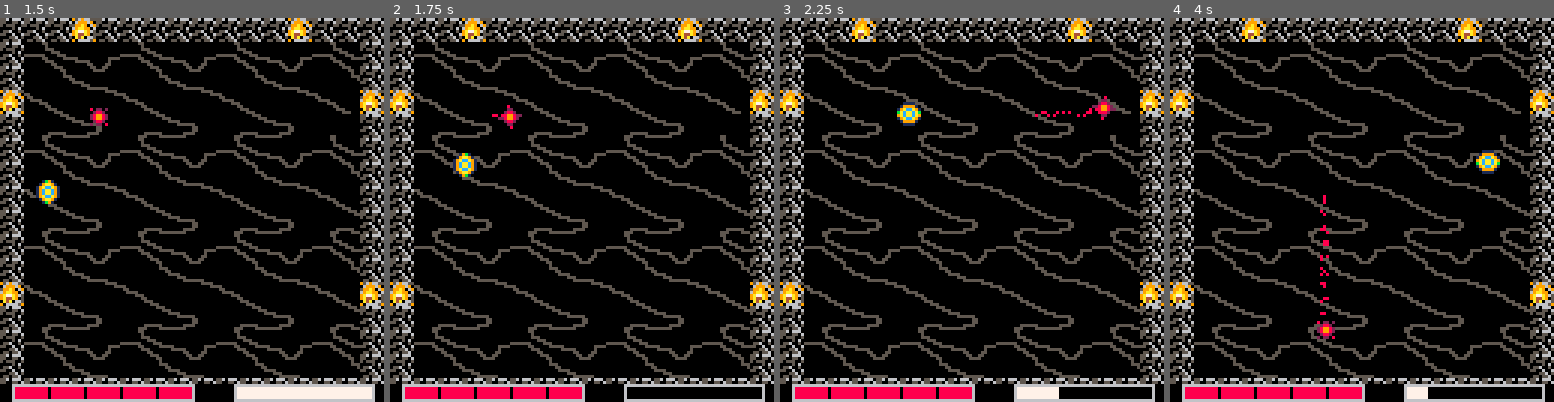
Above: before the commit, frames 1-4 (left to right).
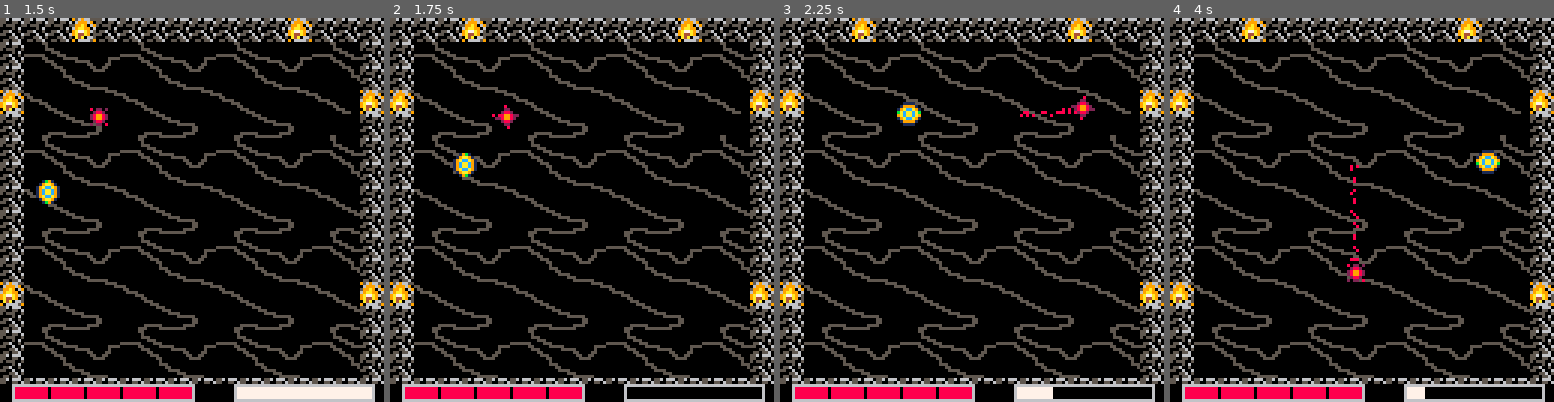
Above: after the commit, the same moments.

Repository: Nakeeb0/NAHL
Game: PICO-8 cartridge nahl.p8
Same seed, same stepped clock (60 frames per second), same inputs: the game is played once before the commit and once after it.
Inputs:
- Up to frame 1 (1.5 s): tap X (X key) at 0.33, 1.07 s; tap O (Z key) at 0.7 s
- Up to frame 2 (1.75 s): hold Right from 1.6 s (still down); tap O (Z key) at 1.7 s
- Up to frame 3 (2.25 s): tap X (X key) at 1.85 s; release Right at 2.1 s; tap O (Z key) at 2.1 s; hold Up from 2.15 s (still down)
- Up to frame 4 (4 s): release Up at 2.42 s; hold Right 2.47-3.03 s; tap O (Z key) every 0.4 s from 2.5 to 3.7 s; tap X (X key) at 2.97 s; hold Left 3.08-3.58 s; hold Down 3.63-3.97 s

Frame 1 is identical in both runs. In frame 2, 0.2% of the frame differs, in the area x 27-35%, y 22-29%; in frame 3, 0.5%; in frame 4, 0.7%, in the area x 38-68%, y 38-100%.

Commit message:
added dash cd and dash speed stat increases

Diff:
--- a/actor.lua
+++ b/actor.lua
@@ -19,7 +19,7 @@
 		frames = 6,
 		velocity_cutoff = 0.25,
 		max_velocity = 999,
-		dash_speed = 2.5,
+		dash_speed = 2,
 		hp = 10,
 		hp_max = 10,
 		damage = 1,
@@ -29,6 +29,7 @@
 		team = 1,
 		invul_frames = 30,
 		force_threshold = 1.5,
+		dash_cooldown = 120,
 		type = "player",
 		dead = false,
 		ghosted = false,
--- a/draw.lua
+++ b/draw.lua
@@ -103,7 +103,7 @@
 
 function draw_dash_cooldown(x1, y1, x2, y2, color)
 	rect(x1, y1 - 1, x2, y2 + 1, 6)
-	local fill_width = min(abs(timer - last_pressed.special1), 100) / 100 * (x2 - x1)
+	local fill_width = min(abs(timer - last_pressed.special1), player.dash_cooldown) / player.dash_cooldown* (x2 - x1)
 	rectfill(x1, y1, fill_width + x1, y2, color)
 	line(x1, y1, x1, y2, 6)
 	line(x2, y1, x2, y2, 6)
--- a/player.lua
+++ b/player.lua
@@ -40,7 +40,7 @@
 	local input_acc = input_vec:normalize() * player.accel
 	player.vel += input_acc
 	if btn(4) and input_vec:magnitude() > 0 then
-		if timer - last_pressed.special1 >= 100 then
+		if timer - last_pressed.special1 >= player.dash_cooldown then
 			last_pressed.special1 = timer
 			player.vel = input_vec:normalize() * player.dash_speed * player.vel:magnitude()
 			sfx(2)
--- a/powerups.lua
+++ b/powerups.lua
@@ -51,7 +51,7 @@
             difficulty += 1
         end,
         is_eligible = function(p)
-            return true
+            return false
         end
     }
     ,
@@ -76,5 +76,27 @@
             if p.bounce > 0.9 then return false
             else return true end
         end
-    }
+    },
+    {
+        name = "dash cd",
+        desc = "less dash cooldown",
+        apply = function(p)
+            p.dash_cooldown -= 15
+        end,
+        is_eligible = function(p)
+            if p.dash_cooldown < 0.75 then return false
+            else return true end
+        end
+    },
+    {
+        name = "dash speed",
+        desc = "faster dashes",
+        apply = function(p)
+            p.dash_speed += 0.2
+        end,
+        is_eligible = function(p)
+            if p.dash_speed > 3.1 then return false
+            else return true end
+        end
+    },
 }
